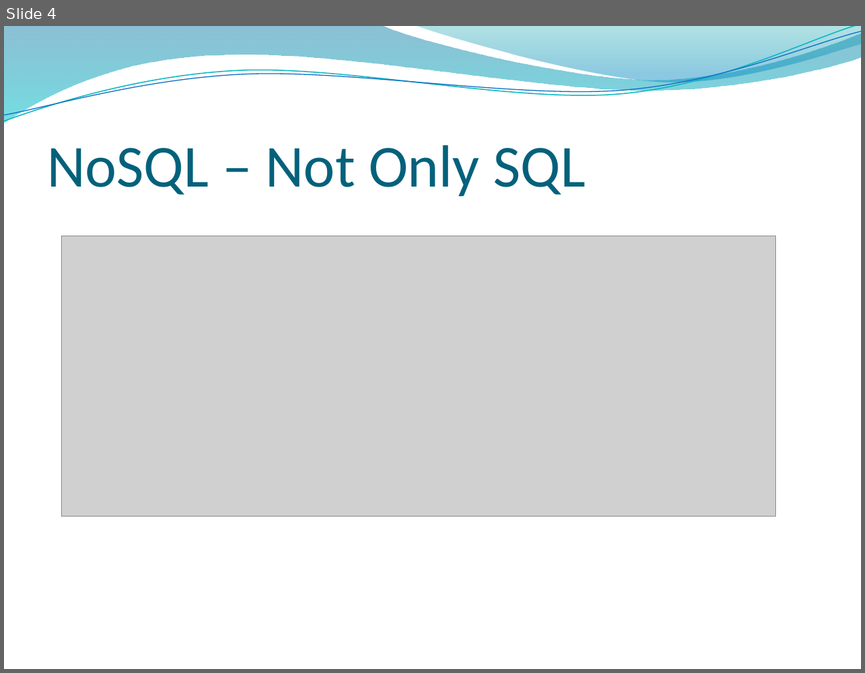
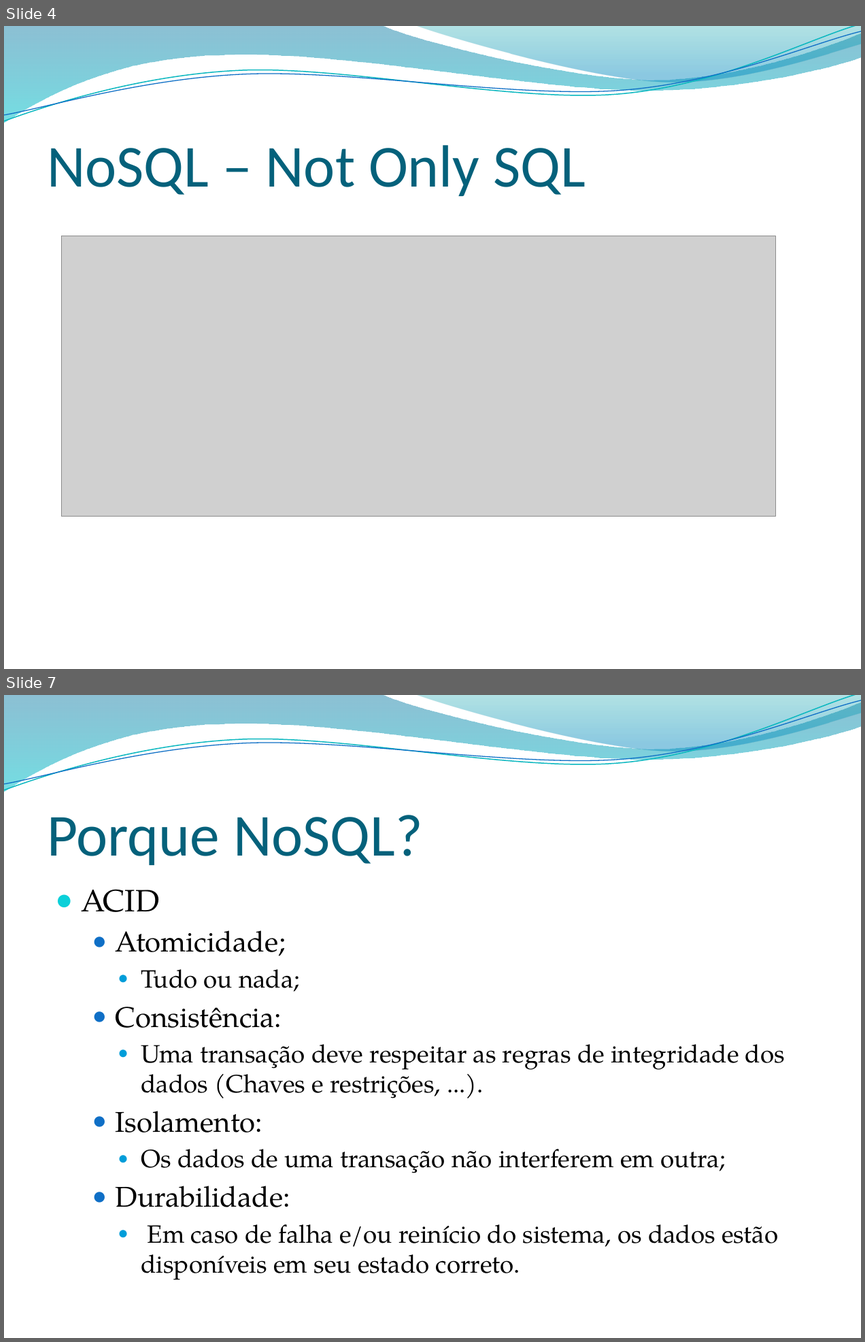
Before and after one commit to leonardopordeus/BD, a slide deck: Aula04.pptx. Shown one above the other, each under a label of ours: slide 4 before the commit, slides 4 and 7 after it; the slides between them are not shown. The pictures are 865x673 and 865x1342 pixels, drawn with LibreOffice and Linux fonts; fonts in the diff are those of the drawing; grey boxes stand for pictures; background and template pictures are left out. Boxes give left, top, right and bottom in pixels: in the first picture for what was removed or moved away, otherwise in the second. Text is boxed around its words. In the diff, an @@ line names an element or a change of style, - is before the commit and + after.

```diff
--- a/Aula04.pptx
+++ b/Aula04.pptx
@@ slide 7 added at (4,695,861,1338), background picture (left out); not listed: 4 template elements that a slide beside it also shows @@
@@ title added at (47,815,423,865), 50 pt, text #04617B @@
+Porque NoSQL?
@@ text added at (81,889,785,1280), 21 pt, text #000000 @@
+● ACID
+  ● Atomicidade;
+    ● Tudo ou nada;
+  ● Consistência:
+    ● Uma transação deve respeitar as regras de integridade dos dados (Chaves e restrições, ...).
+  ● Isolamento:
+    ● Os dados de uma transação não interferem em outra;
+  ● Durabilidade:
+    ● Em caso de falha e/ou reinício do sistema, os dados estão disponíveis em seu estado correto.
```
Also in this commit, not shown: 5 slides changed, 8 other slides added, 3 other files.
